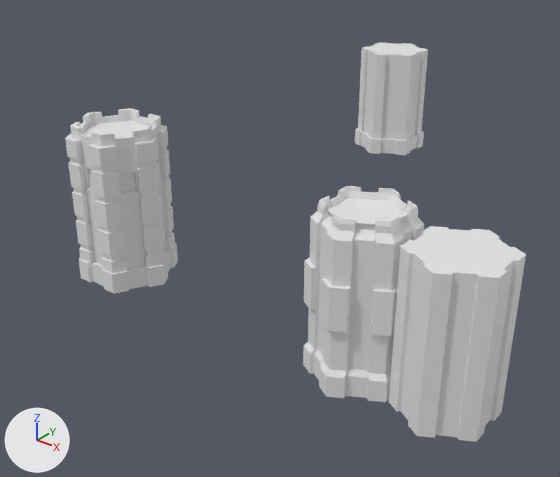
What one commit did to the Blender file Models/Ballista Tower L1.blend.
Both versions are drawn from a 50 mm camera at (13.25, -10.75, 8.91) aimed at (2.01, 3.3, 0.2). The lights are fixed; the arrows at lower left show +X, +Y and +Z.
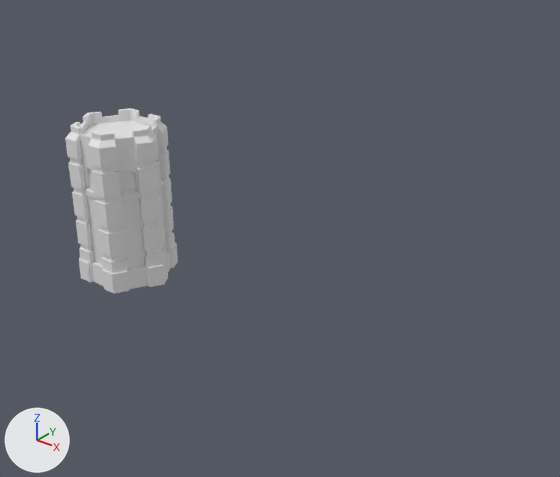
Commit message: Tower base done

Changed parts and their boxes [x1, y1, x2, y2] in the pictures (560 x 477 px):
'Cylinder.002', deleted
    before: [389, 226, 526, 442]
'Cylinder', deleted
    before: [303, 186, 424, 402]
'Cylinder.003', deleted
    before: [355, 42, 428, 155]

What the commit changed:
Object 'Cylinder.003' (ob_cylinder_003) is deleted.
Object 'Cylinder' (ob_cylinder) is deleted.
Object 'Cylinder.002' (ob_cylinder_002) is deleted.
